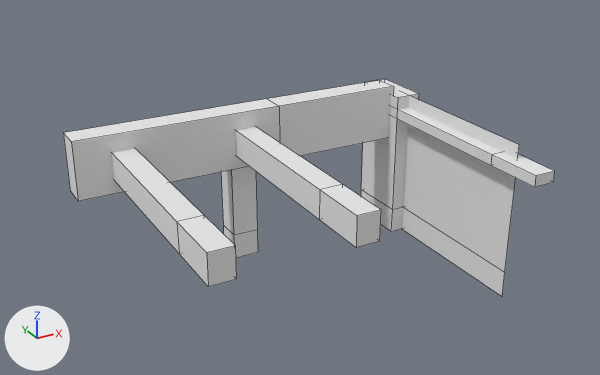
Renders of the Blender file interior_villa.blend from each side of a commit.
Camera for both pictures: a 50 mm camera at (-27.0, -47.4, 31.0) aimed at (-2.2, -2.3, 8.5). Lighting does not change. The marker at lower left points along +X, +Y and +Z. Mesh edges are drawn as thin lines.

Before the edit, the objects in view are built like this:
```python
me_cube = bpy.data.meshes.new('Cube')
me_cube.from_pydata(...)  # 84 vertices, 68 faces; spans x -15.0..12.0, y -12.1..7.7, z -1.1..11.2
me_cube.materials.append(mat_material)  # white #e7e7e7
ob_cube = bpy.data.objects.new('Cube', me_cube)
ob_cube.location = (-0.6, 0.0, 1.01)
```
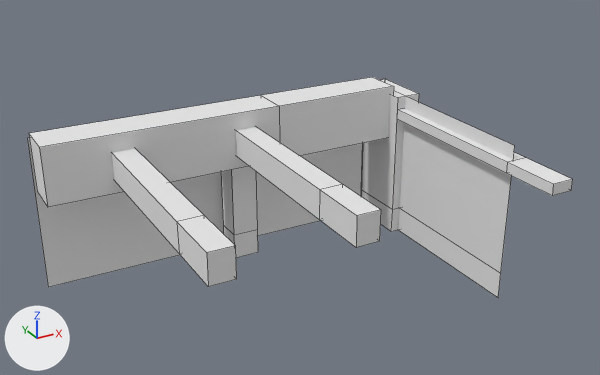
The change, as a list of edits to the scene's bpy script:
```text
Change me_cube:
    used by ob_cube; location = (-0.6, 0.0, 1.01)
    remove me_cube.from_pydata(...)  # 84 vertices, 68 faces; spans x -15.0..12.0, y -12.1..7.7, z -1.1..11.2
    add me_cube.from_pydata(...)  # 96 vertices, 70 faces; spans x -17.0..12.0, y -13.7..7.7, z -1.1..11.2
    me_cube part 1
    2 faces are deleted
    8 vertices in x 10.0..11.7, y -8.0..4.5, z 8.8..9.6 move by (0.0, -1.5, 0.0)
    6 vertices in x 11.1, y -9.3..4.4, z -1.0..10.6 move by (-0.4, 0.0, 0.0)
    4 vertices in x 0.2..10.3, y 6.0, z 6.9..11.2 move by (0.0, 1.0, 0.0)
    4 vertices in x 10.0..11.7, y -12.1, z 8.8..9.6 move by (0.0, -1.6, 0.0)
    4 vertices move from x -15.0, y 4.0..6.0, z 6.9..11.1 to x -17.0, y 4.0..7.0, z 6.9..11.1
    12 vertices are added at x -17.0..10.0, y 7.7, z -1.1..10.6
    4 new faces join them
```

Changed parts and their boxes (x1, y1, x2, y2) in the pictures (600 x 375 px):
'Cube', reshaped (11% wider): before (63, 79, 555, 296); after (27, 77, 573, 298)
part 1 of me_cube, built on: before (63, 80, 555, 296); after (27, 77, 573, 298)
